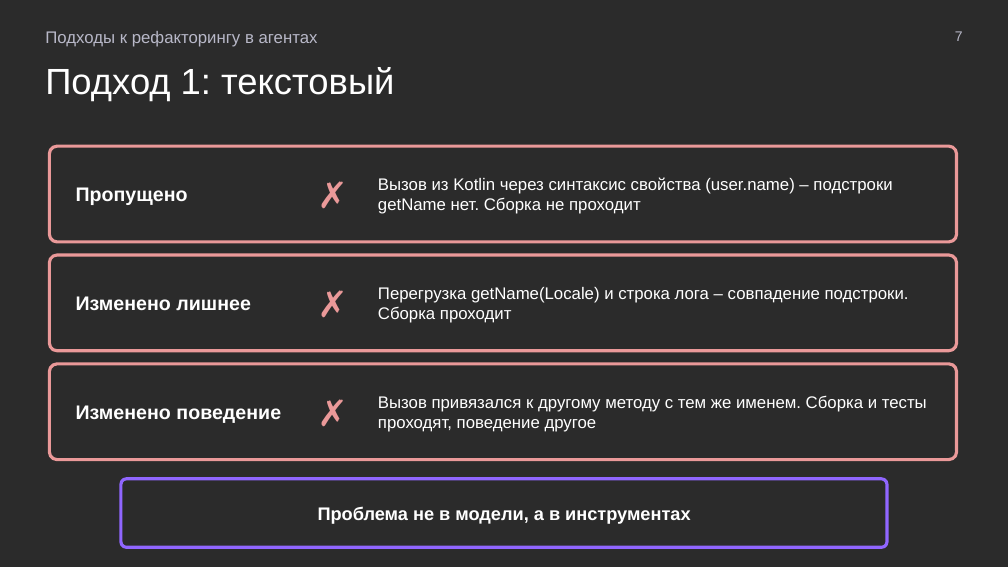
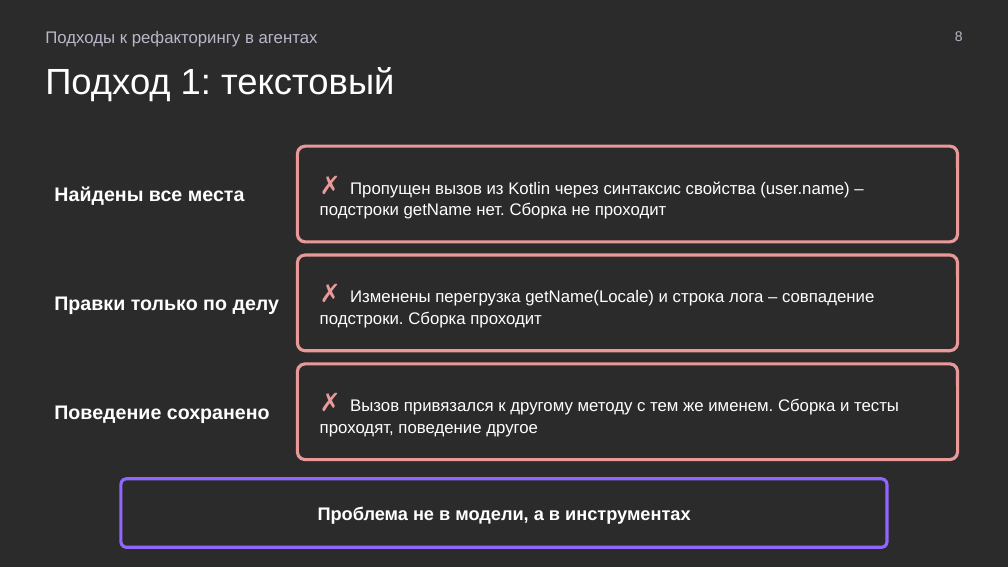
Before and after one commit to MchKosticyn/ide-refactoring-in-ai-agents, a slide deck: slide 8 of Доклад_ Рефакторинг в ИИ-агентах.pptx (slide 7 before the commit). Drawn at 1008x567 pixels with LibreOffice and Linux fonts; fonts in the diff are those of the drawing; background and template pictures are left out; a plain dark background stands for a picture behind light text. Boxes give left, top, right and bottom in pixels: in the first picture for what was removed or moved away, otherwise in the second. Text is boxed around its words. In the diff, an @@ line names an element or a change of style, - is before the commit and + after.

Commit message:
Text inside shapes, native bullets, plan slide progressive disclosure, neutral result aspects

```diff
--- a/Доклад_ Рефакторинг в ИИ-агентах.pptx
+++ b/Доклад_ Рефакторинг в ИИ-агентах.pptx
@@ text at <box>955,31,963,41</box>: text changed @@
-7
+8
@@ rounded rectangle removed at <box>49,146,957,242</box> @@
@@ rounded rectangle "✗ Пропущен вызов из Kotlin ...": place and size @@
-rounded rectangle "✗ Пропущен вызов из Kotlin ..." at <box>378,177,892,214</box>
+rounded rectangle "✗ Пропущен вызов из Kotlin ..." at <box>297,146,958,242</box>
@@ text removed at <box>302,151,363,237</box> @@
-✗
@@ text added at <box>54,186,245,205</box>, 14 pt, text #FFFFFF, bold @@
+Найдены все места
@@ text removed at <box>76,187,188,205</box> @@
-Пропущено
@@ text in rounded rectangle at <box>320,181,849,219</box>: text changed @@
-Вызов из Kotlin через синтаксис свойства (user.name) – подстроки getName нет. Сборка не проходит
+✗ Пропущен вызов из Kotlin через синтаксис свойства (user.name) – подстроки getName нет. Сборка не проходит
@@ rounded rectangle removed at <box>49,255,957,351</box> @@
@@ outline none to #EA9999 2.25 pt in 3 elements at <box>297,364,958,460</box>, <box>297,146,958,242</box>, <box>297,255,958,351</box> @@
@@ rounded rectangle "✗ Изменены перегрузка getName(Locale) и ...": place and size @@
-rounded rectangle "✗ Изменены перегрузка getName(Locale) и ..." at <box>378,287,909,323</box>
+rounded rectangle "✗ Изменены перегрузка getName(Locale) и ..." at <box>297,255,958,351</box>
@@ text removed at <box>302,260,363,346</box> @@
-✗
@@ text added at <box>54,296,280,314</box>, 14 pt, text #FFFFFF, bold @@
+Правки только по делу
@@ text removed at <box>76,296,251,310</box> @@
-Изменено лишнее
@@ text in rounded rectangle at <box>320,290,874,328</box>: text changed @@
-Перегрузка getName(Locale) и строка лога – совпадение подстроки. Сборка проходит
+✗ Изменены перегрузка getName(Locale) и строка лога – совпадение подстроки. Сборка проходит
@@ rounded rectangle removed at <box>49,364,957,460</box> @@
@@ rounded rectangle "✗ Вызов привязался к другому ...": place and size @@
-rounded rectangle "✗ Вызов привязался к другому ..." at <box>378,395,927,432</box>
+rounded rectangle "✗ Вызов привязался к другому ..." at <box>297,364,958,460</box>
@@ text removed at <box>302,369,363,455</box> @@
-✗
@@ text at <box>54,405,270,423</box>: text changed @@
-Изменено поведение
+Поведение сохранено
@@ text in rounded rectangle at <box>320,399,899,437</box>: text changed @@
-Вызов привязался к другому методу с тем же именем. Сборка и тесты проходят, поведение другое
+✗ Вызов привязался к другому методу с тем же именем. Сборка и тесты проходят, поведение другое
```
Also in this commit, not shown: 31 other slides changed, 1 slide added, 1 other file.
